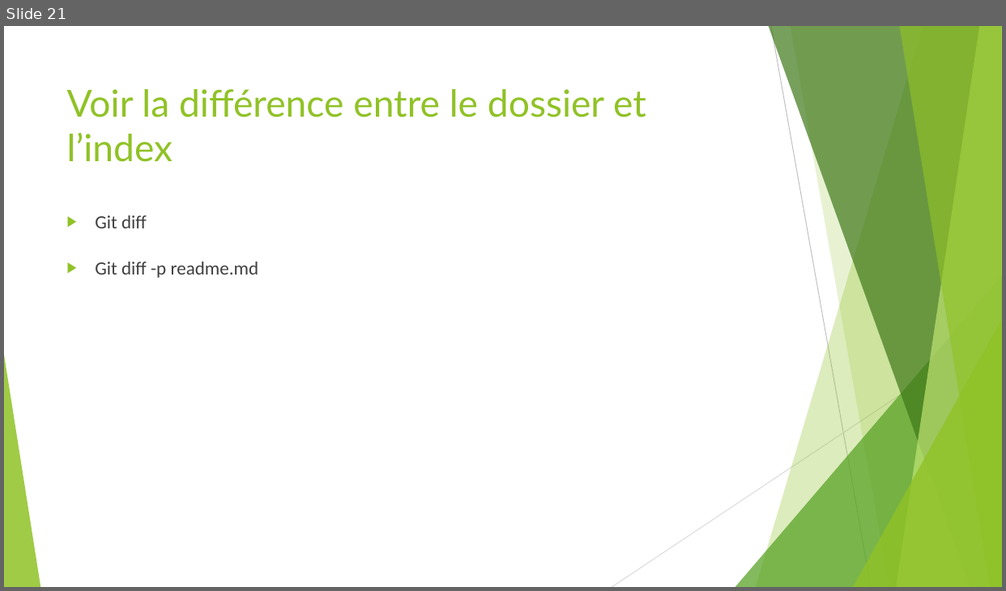
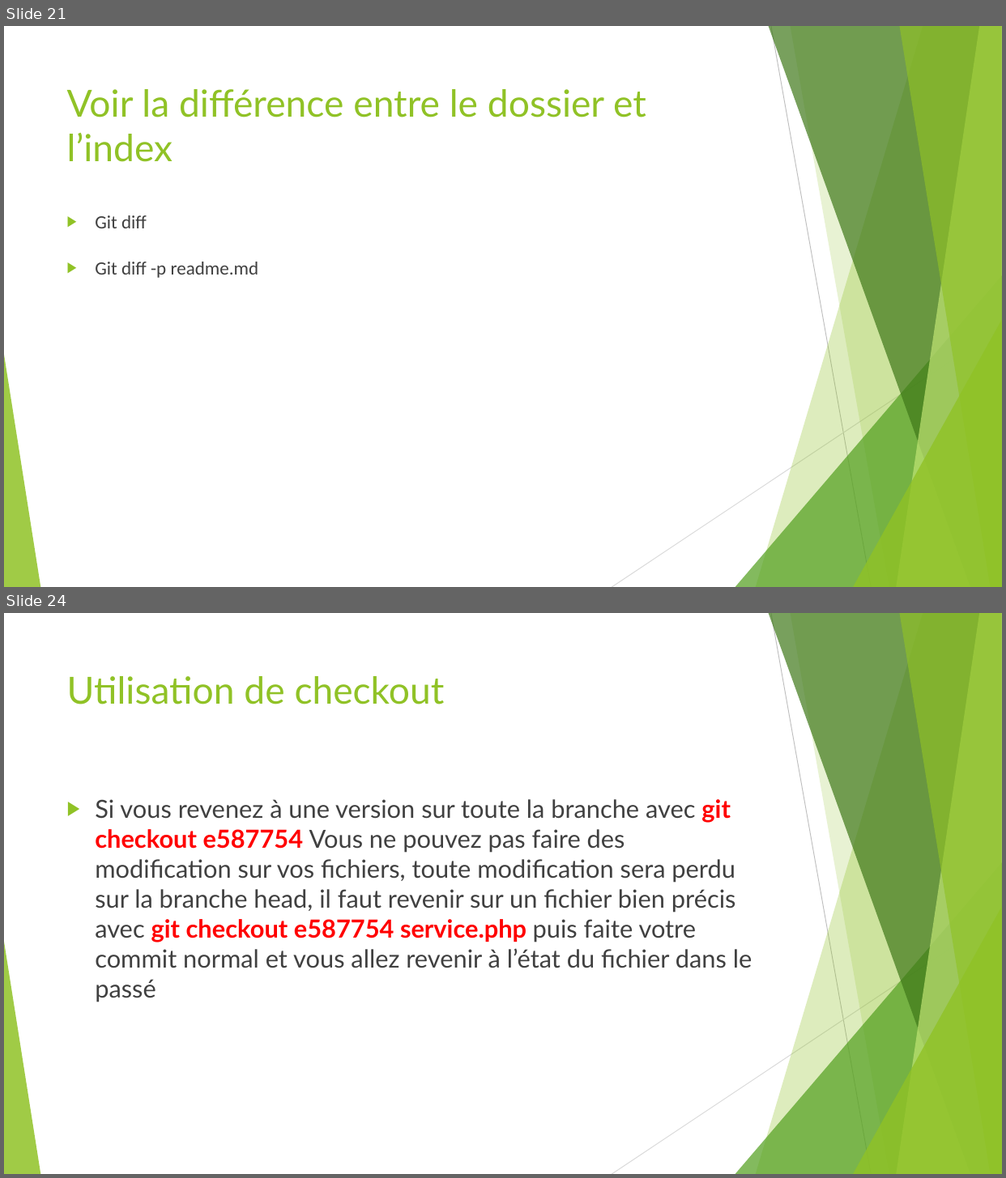
Before and after one commit to ousrah/DEV202, a slide deck: Adopter l'approche Agile/Formation Git.pptx. Shown one above the other, each under a label of ours: slide 21 before the commit, slides 21 and 24 after it; the slides between them are not shown. The pictures are 1006x591 and 1006x1178 pixels, drawn with LibreOffice and Linux fonts; fonts in the diff are those of the drawing. Boxes give left, top, right and bottom in pixels: in the first picture for what was removed or moved away, otherwise in the second. Text is boxed around its words. In the diff, an @@ line names an element or a change of style, - is before the commit and + after.

```diff
--- a/Adopter l'approche Agile/Formation Git.pptx
+++ b/Adopter l'approche Agile/Formation Git.pptx
@@ slide 24 added at bbox=[4, 613, 1002, 1174], background #FFFFFF; not listed: 10 template elements that a slide beside it also shows @@
@@ title added at bbox=[67, 676, 445, 705], 36 pt, text #90C226 @@
+Utilisation de checkout
@@ text added at bbox=[95, 799, 752, 1003], 24 pt, text #404040 @@
+▶ Si vous revenez à une version sur toute la branche avec git checkout e587754 Vous ne pouvez pas faire des modification sur vos fichiers, toute modification sera perdu sur la branche head, il faut revenir sur un fichier bien précis avec git checkout e587754 service.php puis faite votre commit normal et vous allez revenir à l’état du fichier dans le passé
```
Also in this commit, not shown: 10 other slides added, 3 other files.
